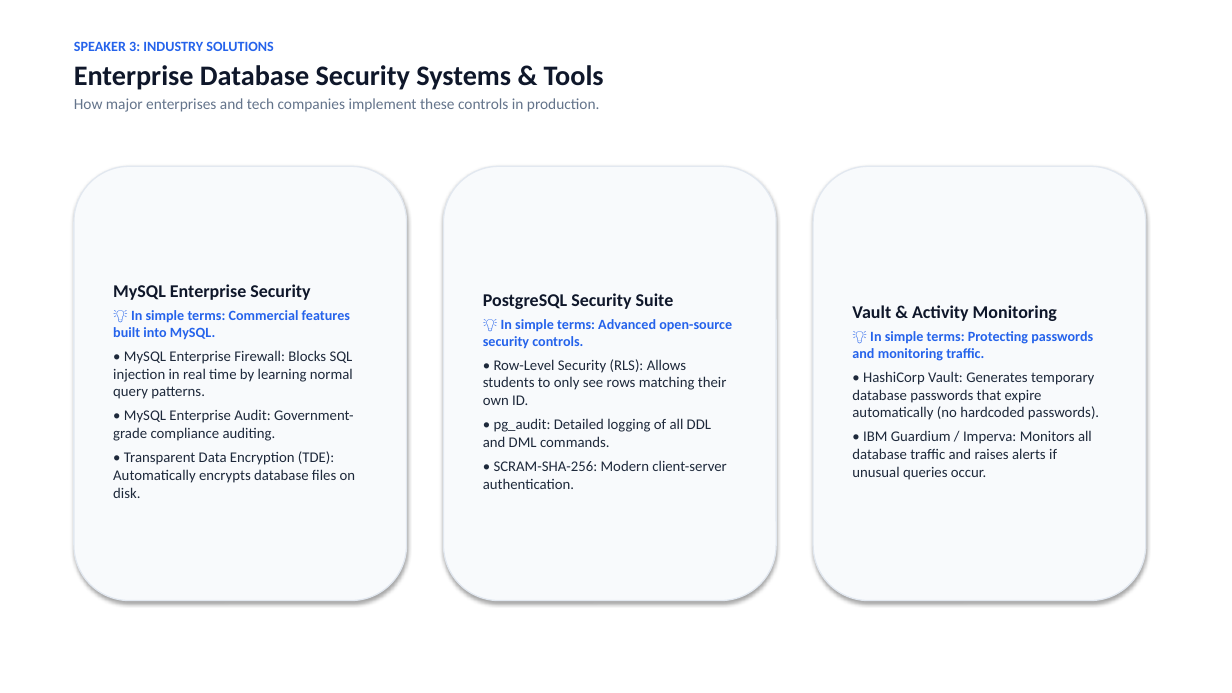
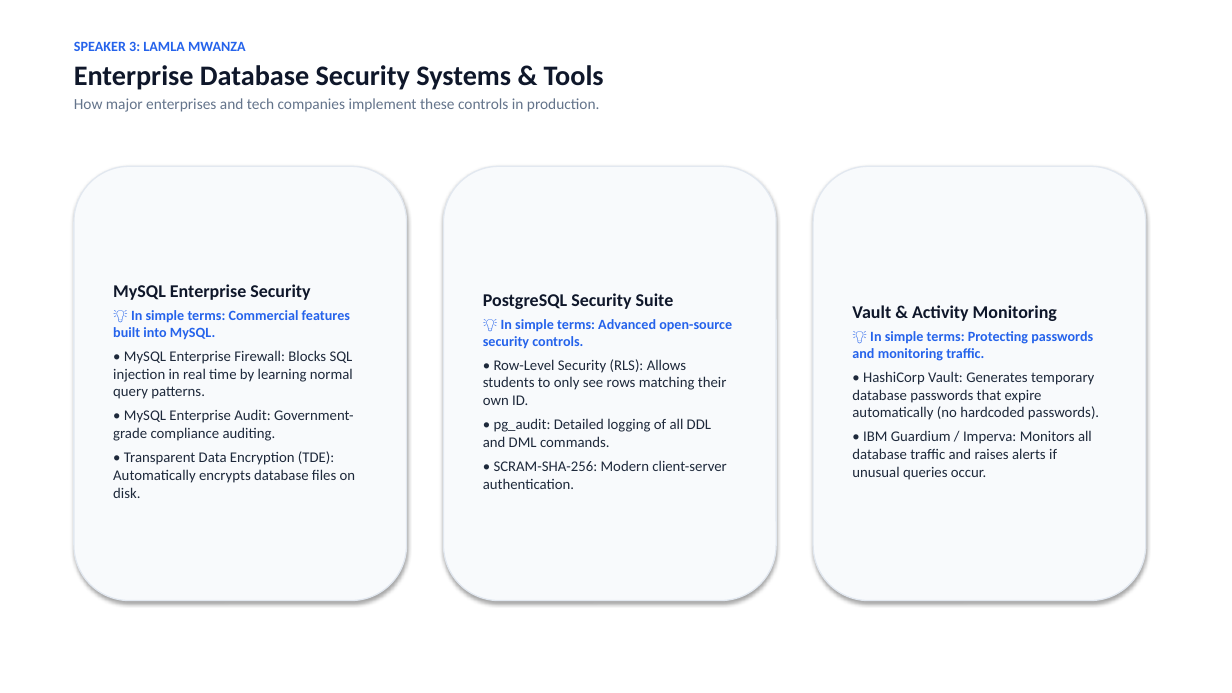
Before and after one commit to comfortpenyengwe-afk/ADA-assignment-for-the-ohns, a slide deck: slide 7 of BIT3360_Database_Security_Presentation.pptx. Drawn at 1232x693 pixels with LibreOffice and Linux fonts; fonts in the diff are those of the drawing. Boxes give left, top, right and bottom in pixels: in the first picture for what was removed or moved away, otherwise in the second. Text is boxed around its words. In the diff, an @@ line names an element or a change of style, - is before the commit and + after.

Commit message:
Update title slide with Comfort Penyengwe, Lubuto Matambo, Lamla Mwanza, and Gideon Namuya

```diff
--- a/BIT3360_Database_Security_Presentation.pptx
+++ b/BIT3360_Database_Security_Presentation.pptx
@@ text at (x1=74, y1=41, x2=246, y2=51): text changed @@
-SPEAKER 3: INDUSTRY SOLUTIONS
+SPEAKER 3: LAMLA MWANZA
```
Also in this commit, not shown: 11 other slides changed, 2 other files.
